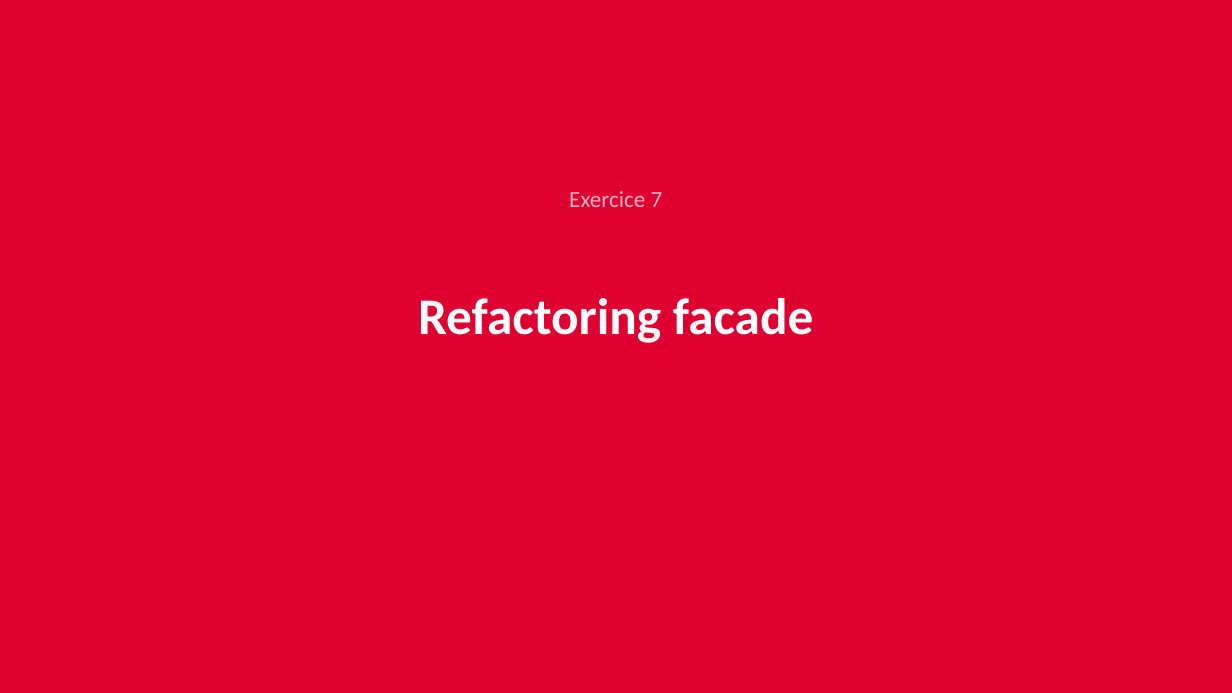
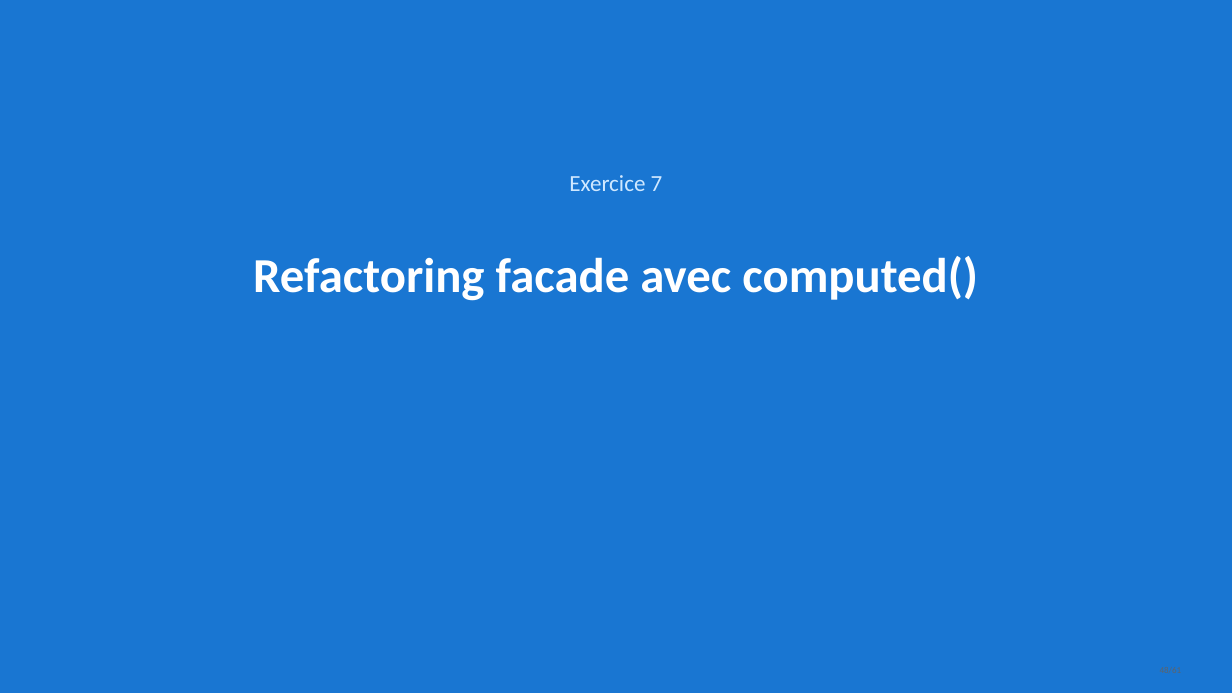
Before and after one commit to AchrafSlaoui/dojo-angular, a slide deck: slide 48 of docs/dojo-signals.pptx (slide 26 before the commit). Drawn at 1232x693 pixels with LibreOffice and Linux fonts; fonts in the diff are those of the drawing. Boxes give left, top, right and bottom in pixels: in the first picture for what was removed or moved away, otherwise in the second. Text is boxed around its words. In the diff, an @@ line names an element or a change of style, - is before the commit and + after.

```diff
--- a/docs/dojo-signals.pptx
+++ b/docs/dojo-signals.pptx
@@ background #DD0031 to #1976D2 @@
@@ text "Exercice 7": place and size @@
-text "Exercice 7" at (569,191,663,207)
+text "Exercice 7" at (569,175,663,191)
@@ text "Exercice 7" at (569,175,663,191): text colour #FFB3C0 to #CFE8FF @@
@@ text at (253,256,978,301): text changed; size 40 to 38 pt @@
-Refactoring facade
+Refactoring facade avec computed()
```
Also in this commit, not shown: 14 other slides changed, 46 slides added, 14 slides removed, 2 other files.
